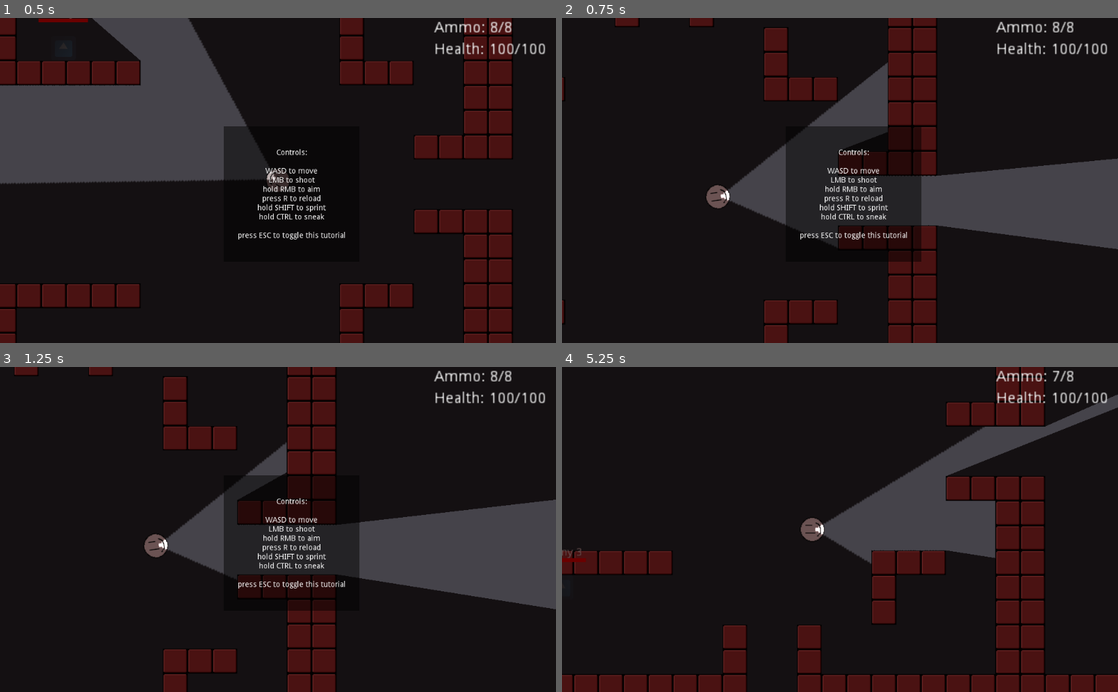
Above: before the commit, frames 1-4 (two rows, left to right).
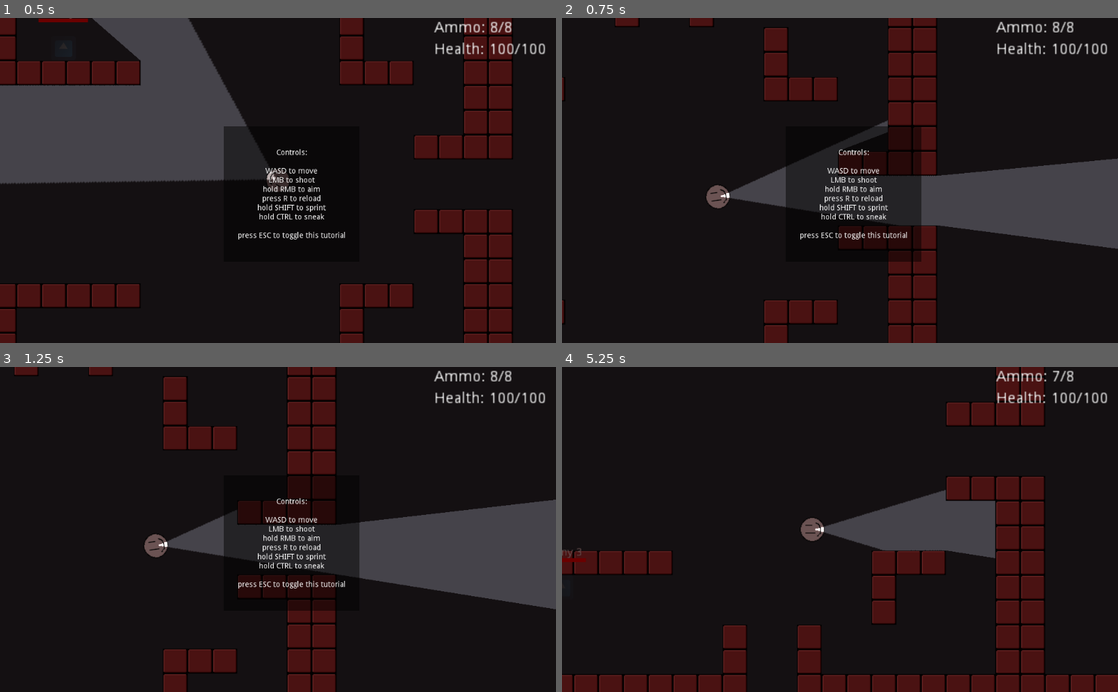
Above: after the commit, the same moments.

Repository: Rallas/4392-001TeamC
Game: Godot game, scene res://Scenes/DefaultScene.tscn
Two runs of this game, one before a commit and one after it. Both use one fixed random seed, a clock stepped at 60 frames per second and the inputs below. The engine's default icon, where the game draws it, is replaced by a stand-in: a white triangle on a blue panel in a dark square.
Inputs (mouse positions are in pixels of both pictures, inside the frame that each line leads up to):
- Up to frame 1 (0.5 s): no input
- Up to frame 2 (0.75 s): tap R (reload) at 0.5 s; move the mouse to (962, 164) at 0.52 s; hold D (move_right) from 0.53 s (still down); hold Right mouse button (aim) from 0.53 s (still down)
- Up to frame 3 (1.25 s): keep holding D (move_right); keep holding Right mouse button (aim)
- Up to frame 4 (5.25 s): tap R (reload) at 1.25, 2, 2.75 s; move the mouse to (728, 545) at 1.27 s; release D (move_right) at 1.28 s; release Right mouse button (aim) at 1.28 s; hold S (move_down) 1.28-2.03 s; right-click (728, 545) at 1.35 s; move the mouse to (895, 458) at 2.02 s; hold D (move_right) 2.03-2.78 s; hold E (interact) 2.03-2.78 s; right-click (895, 458) at 2.3 s; move the mouse to (812, 594) at 2.77 s; hold W (move_up) 2.78-3.53 s; click (812, 594) at 2.85 s; right-click (812, 594) at 3.05 s; move the mouse to (1006, 578) at 3.52 s; hold Ctrl (sneak) 3.53-4.28 s; hold A (move_left) 3.53-5.03 s; right-click (1006, 578) at 3.8 s; move the mouse to (673, 480) at 4.27 s; tap Shift (sprint) at 4.35 s; right-click (673, 480) at 4.55 s; move the mouse to (867, 529) at 5.02 s; hold S (move_down) from 5.03 s (still down); hold Right mouse button (aim) from 5.03 s (still down)

Frame 1 is identical in both runs. In frame 2, 3.8% of the frame differs, in the area x 28-100%, y 13-72%; in frame 3, 2.1%; in frame 4, 3.6%.

Commit message:
Adjust Vision Cone when aiming

Diff:
--- a/4392_TeamC_Prototype/Scenes/DefaultScene.tscn
+++ b/4392_TeamC_Prototype/Scenes/DefaultScene.tscn
@@ -106,3 +106,5 @@
 
 [connection signal="updateHealth" from="Player" to="UI Container/HealthLabel" method="_on_Player_updateHealth"]
 [connection signal="updateAmmo" from="Player/DefaultWeapon" to="UI Container/AmmoLabel" method="_on_DefaultWeapon_updateAmmo"]
+
+[editable path="Player"]
--- a/4392_TeamC_Prototype/Scenes/Player.tscn
+++ b/4392_TeamC_Prototype/Scenes/Player.tscn
@@ -58,7 +58,7 @@
 offset = Vector2( 0, 180 )
 shadow_enabled = true
 
-[node name="VisionCone Mask" type="Light2D" parent="Sprite"]
+[node name="VisionConeMask" type="Light2D" parent="Sprite"]
 rotation = -1.5708
 scale = Vector2( 2, 1 )
 texture = ExtResource( 6 )
--- a/4392_TeamC_Prototype/Scripts/CameraController.gd
+++ b/4392_TeamC_Prototype/Scripts/CameraController.gd
@@ -7,6 +7,9 @@
 
 # TODO: Set this number based on game window size/resolution.
 # Max distance in pixels that the camera will move from the player. Will prevent aiming so far away that the player leaves the screen.
+onready var VC = get_node("/root/RootNode/Player/Sprite/VisionCone")
+onready var VCM = get_node("/root/RootNode/Player/Sprite/VisionConeMask")
+
 var MaxDistanceFromPlayer = 500
 
 func _ready():
@@ -24,6 +27,10 @@
 
 
 		position = cameraTarget
+		VC.scale = Vector2(1, 1)
+		VCM.scale = Vector2(1, 1)
 	else:
 		position = Vector2.ZERO
+		VC.scale = Vector2(2, 1)
+		VCM.scale = Vector2(2, 1)
 	pass
